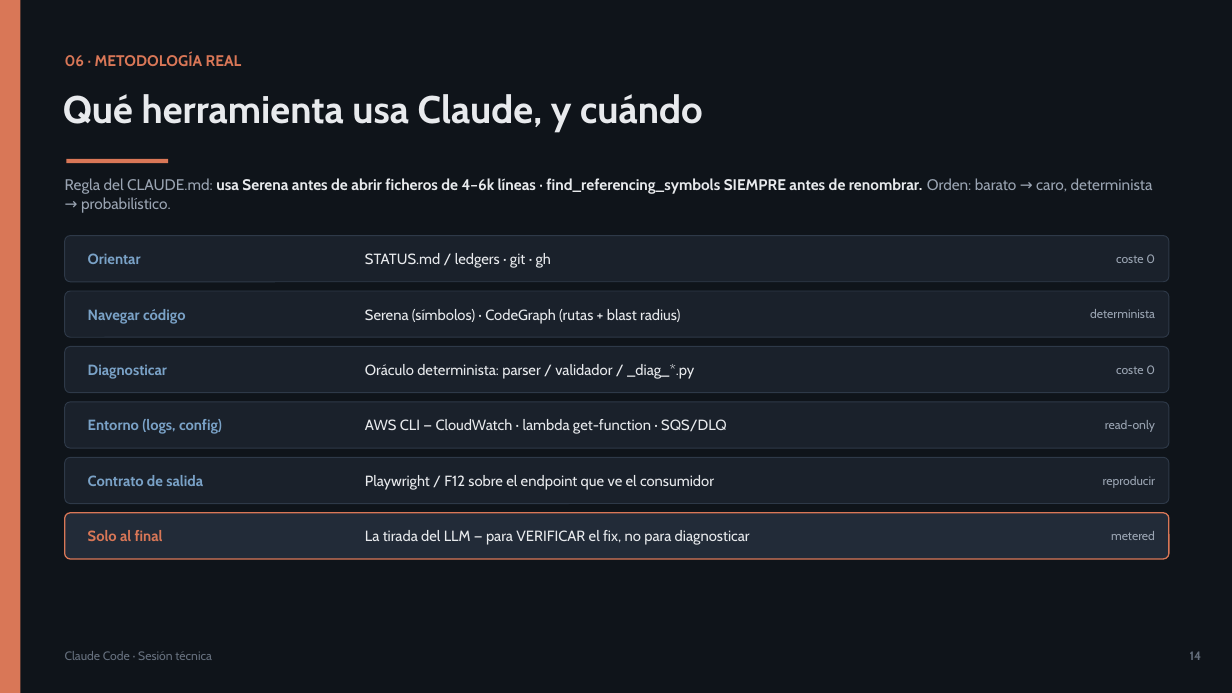
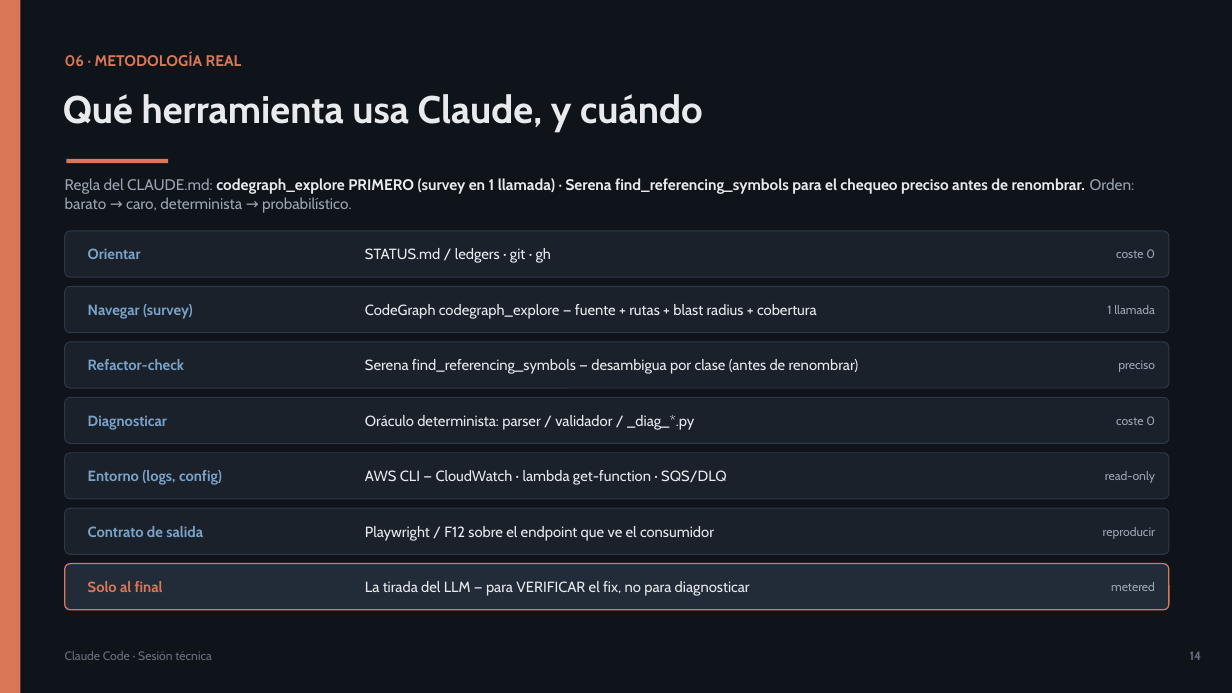
Before and after one commit to olonok69/claude_code_ml_engineer, a slide deck: slide 14 of presentacion/Claude_Code_Presentacion.pptx. Drawn at 1232x693 pixels with LibreOffice and Linux fonts; fonts in the diff are those of the drawing. Boxes give left, top, right and bottom in pixels: in the first picture for what was removed or moved away, otherwise in the second. Text is boxed around its words. In the diff, an @@ line names an element or a change of style, - is before the commit and + after.

```diff
--- a/presentacion/Claude_Code_Presentacion.pptx
+++ b/presentacion/Claude_Code_Presentacion.pptx
@@ text at box(65, 178, 1135, 213): text changed @@
-Regla del CLAUDE.md: usa Serena antes de abrir ficheros de 4–6k líneas · find_referencing_symbols SIEMPRE antes de renombrar. Orden: barato → caro, determinista → probabilístico.
+Regla del CLAUDE.md: codegraph_explore PRIMERO (survey en 1 llamada) · Serena find_referencing_symbols para el chequeo preciso antes de renombrar. Orden: barato → caro, determinista → probabilístico.
@@ text at box(88, 304, 193, 319): text changed @@
-Navegar código
+Navegar (survey)
@@ text at box(365, 304, 817, 319): text changed @@
-Serena (símbolos) · CodeGraph (rutas + blast radius)
+CodeGraph codegraph_explore — fuente + rutas + blast radius + cobertura
@@ text at box(1107, 305, 1155, 314): text changed @@
-determinista
+1 llamada
@@ text added at box(88, 359, 184, 370), 11.5 pt, text #7AA2C7, bold @@
+Refactor-check
@@ text added at box(365, 359, 859, 374), 11.5 pt, text #E8EAED @@
+Serena find_referencing_symbols — desambigua por clase (antes de renombrar)
@@ text added at box(1118, 360, 1155, 372), 9.5 pt, text #9AA4B2 @@
+preciso
@@ 6 rounded rectangles, 3 texts: place and size @@
-6 rounded rectangles, 3 texts at box(65, 236, 1169, 559)
+6 rounded rectangles, 3 texts at box(65, 231, 1169, 555)
@@ rounded rectangle at box(65, 508, 1169, 555): fill #222B38 to #1A212B; outline #D97757 1 pt to #2E3948 0.75 pt @@
@@ rounded rectangle added at box(65, 564, 1169, 610), fill #222B38, outline #D97757 1 pt @@
@@ 12 texts: place and size @@
-12 texts at box(88, 364, 1155, 545)
+12 texts at box(88, 415, 1155, 596)
```
Also in this commit, not shown: 2 other slides changed, 7 other files.
